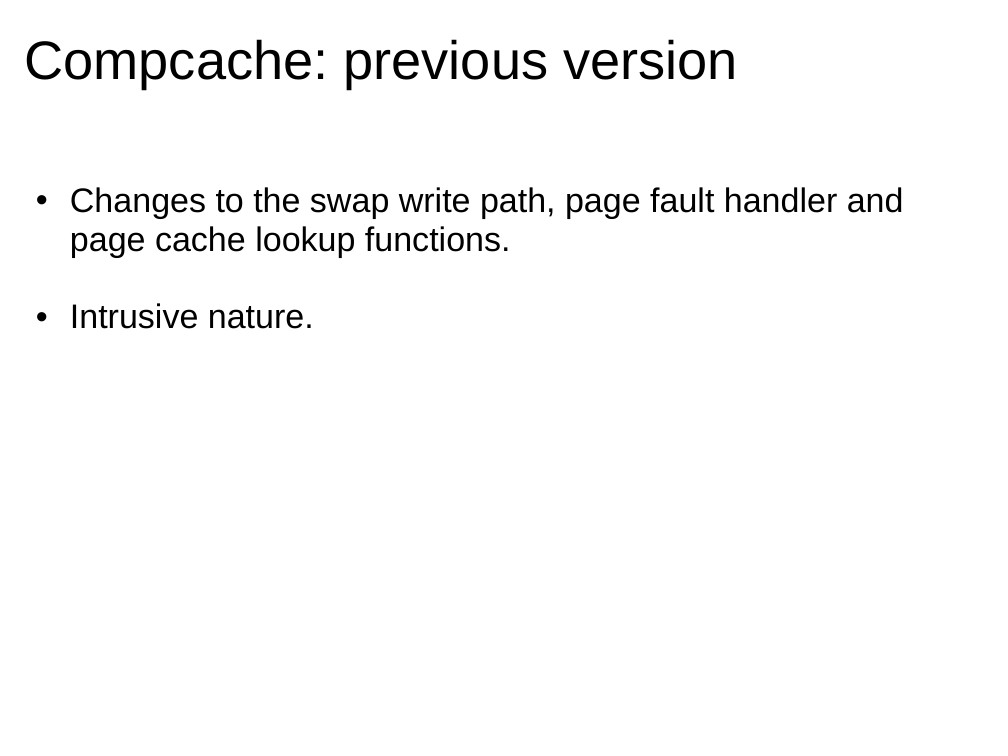
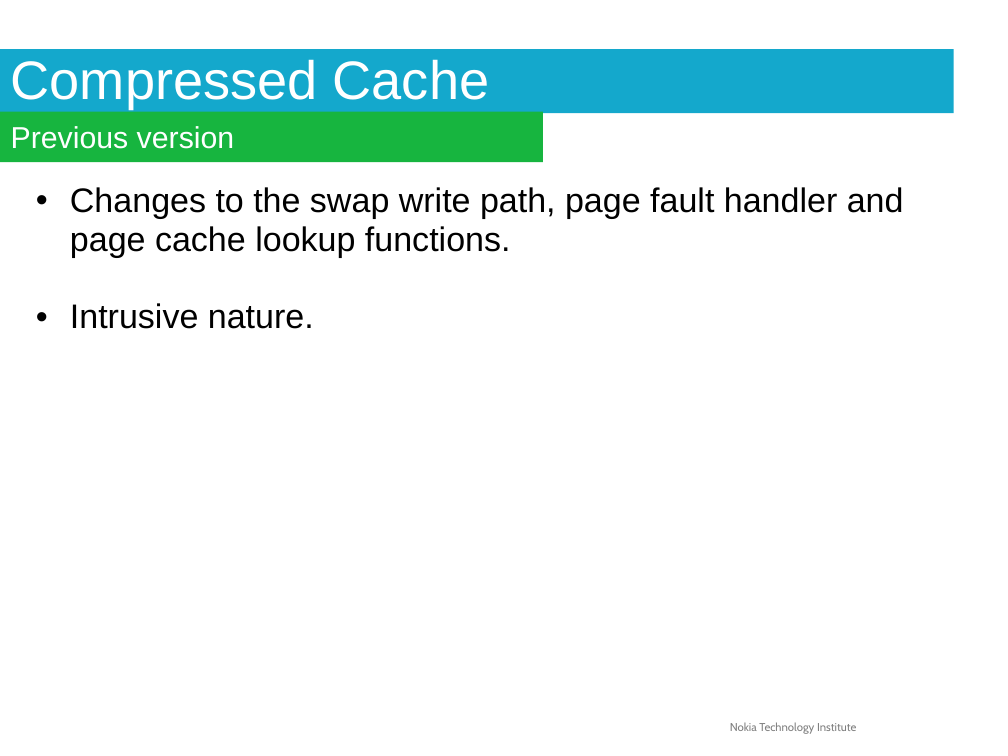
Before and after one commit to briglia/LinuxCon2011, a slide deck: slide 6 of linuxcon2011.odp (slide 5 before the commit). Drawn at 1008x756 pixels with LibreOffice and Linux fonts; fonts in the diff are those of the drawing; background and template pictures are left out. Boxes give left, top, right and bottom in pixels: in the first picture for what was removed or moved away, otherwise in the second. Text is boxed around its words. In the diff, an @@ line names an element or a change of style, - is before the commit and + after.

```diff
--- a/linuxcon2011.odp
+++ b/linuxcon2011.odp
@@ title added at (x1=0, y1=49, x2=954, y2=113), fill #14A8CC, 43 pt, text #FFFFFF @@
+Compressed Cache
@@ title removed at (x1=25, y1=39, x2=738, y2=89) @@
-Compcache: previous version
@@ rectangle added at (x1=0, y1=112, x2=543, y2=162), fill #17B53F, 24 pt, text #FFFFFF @@
+Previous version
@@ text added at (x1=730, y1=722, x2=856, y2=734), 9 pt, text #7F7F7F @@
+Nokia Technology Institute
```
Also in this commit, not shown: 30 other slides changed, 1 slide added.
